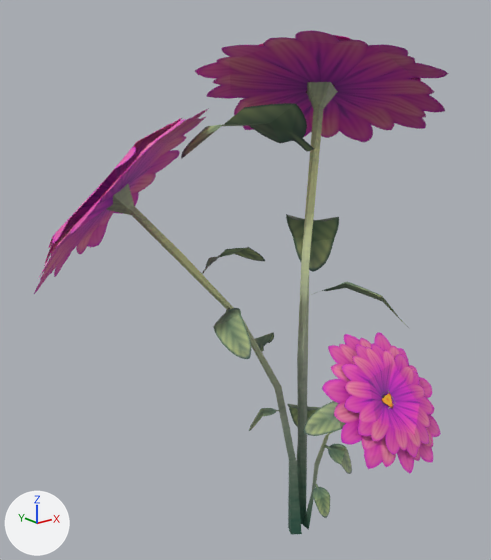
The FBX model Assets/XanaBuilder Assets/Models/VEG/03_Flowers/VEG0310029_Flower12/VEG0310029.fbx: old version first, new version second.
Camera for both pictures: a 50 mm lens placed at (-0.439, -0.455, 0.485), pointed at (-0.016, 0.074, 0.274). Arrows for +X, +Y and +Z are at lower left; the lights stay in place. Where no turn or scale is listed for an object, it has been applied to the vertices.

In view in the first picture: 'smVEG0310029'.
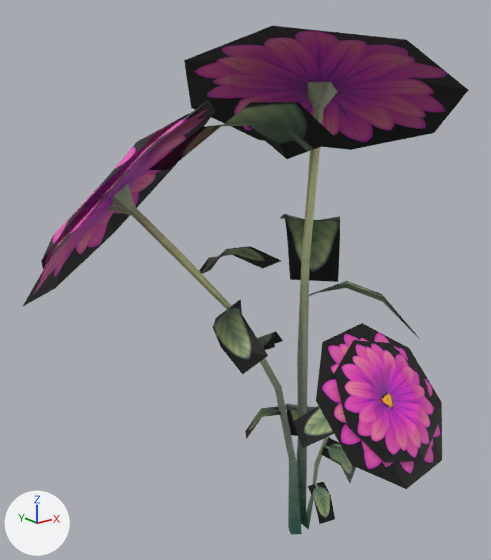
Boxes [x1, y1, x2, y2] around the edits, measured in the pictures (491 x 560 px):
'smVEG0310029', surface changed
    both: [22, 26, 468, 524]

The edits, one by one:
Material 'mtVEG0310029_PlaceMode' (mat_mtveg0310029_placemode) changes its picture from img_txveg0310029_diffuse_png to img_txveg0310029_diffuse_png.
